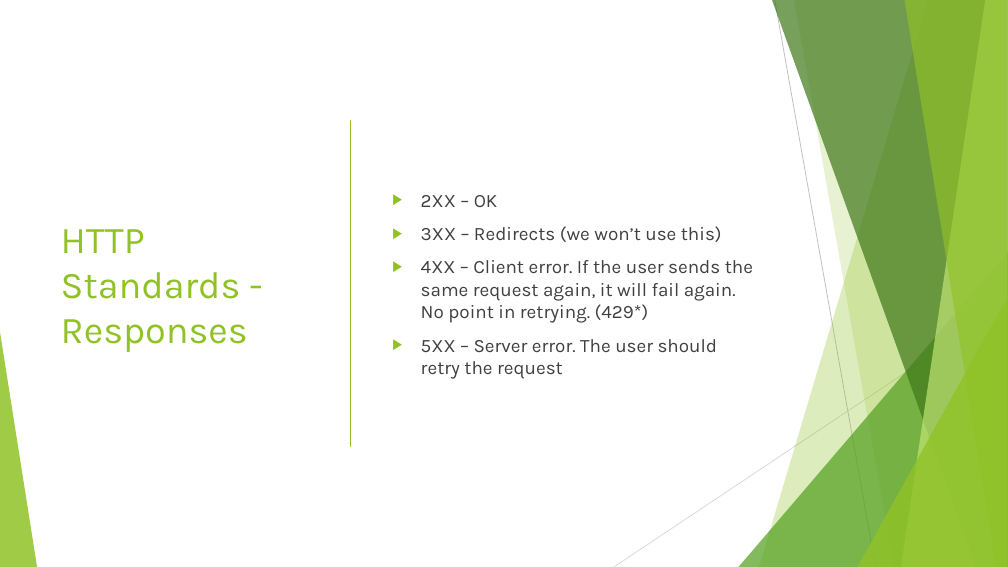
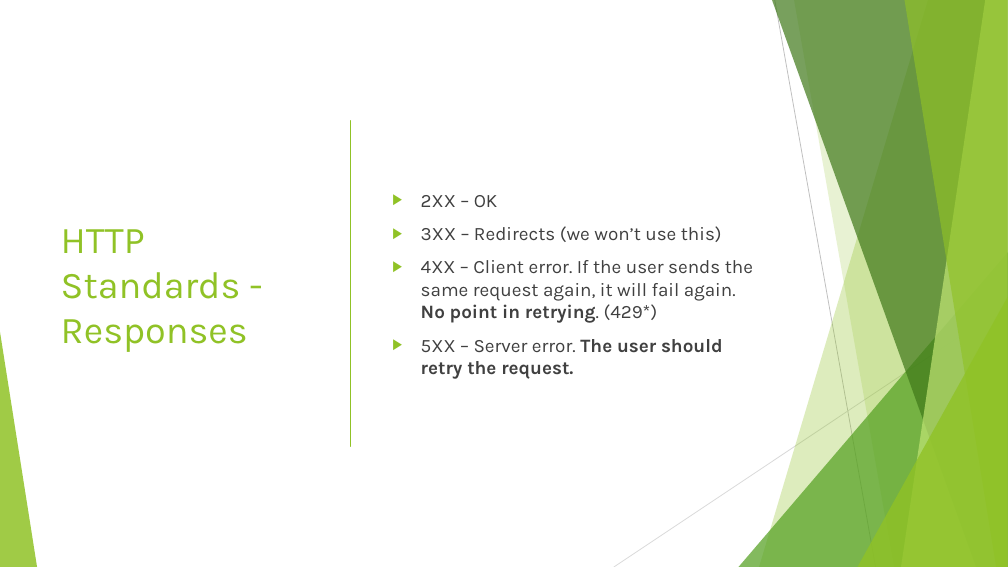
Before and after one commit to javitolin/CSharpWorkshopTodoList, a slide deck: slide 7 of Slides/6. Day 5 - API.pptx (slide 5 before the commit). Drawn at 1008x567 pixels with LibreOffice and Linux fonts; fonts in the diff are those of the drawing. Boxes give left, top, right and bottom in pixels: in the first picture for what was removed or moved away, otherwise in the second. Text is boxed around its words. In the diff, an @@ line names an element or a change of style, - is before the commit and + after.

```diff
--- a/Slides/6. Day 5 - API.pptx
+++ b/Slides/6. Day 5 - API.pptx
@@ text at (x1=421, y1=260, x2=753, y2=323): bold on in "No point in retrying." @@
@@ text at (x1=421, y1=339, x2=723, y2=379): text changed; bold on @@
-▶ 5XX – Server error. The user should retry the request
+▶ 5XX – Server error. The user should retry the request.
```
Also in this commit, not shown: 2 other slides changed, 4 slides added, 1 slide removed, 30 other files.
